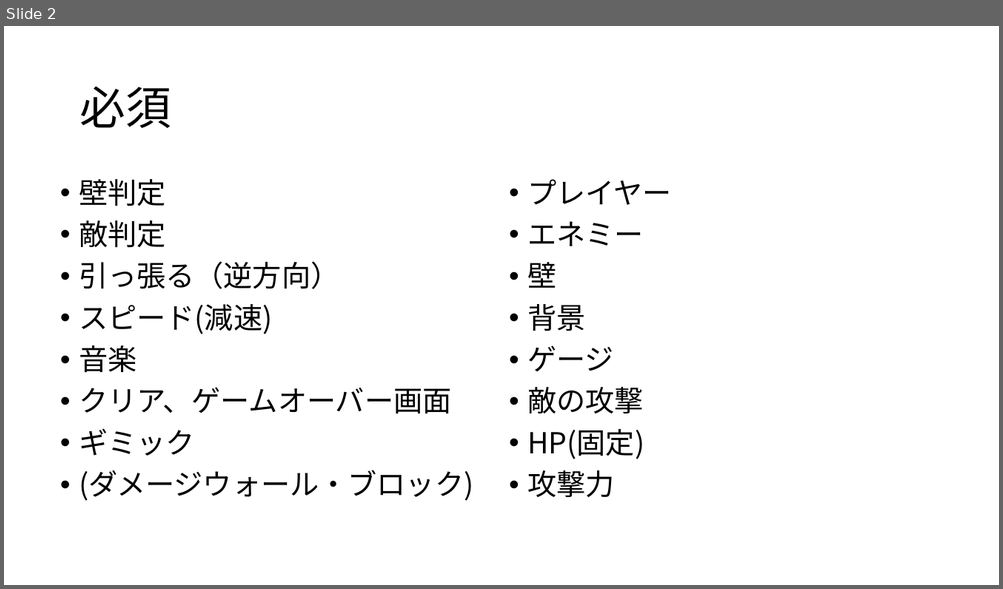
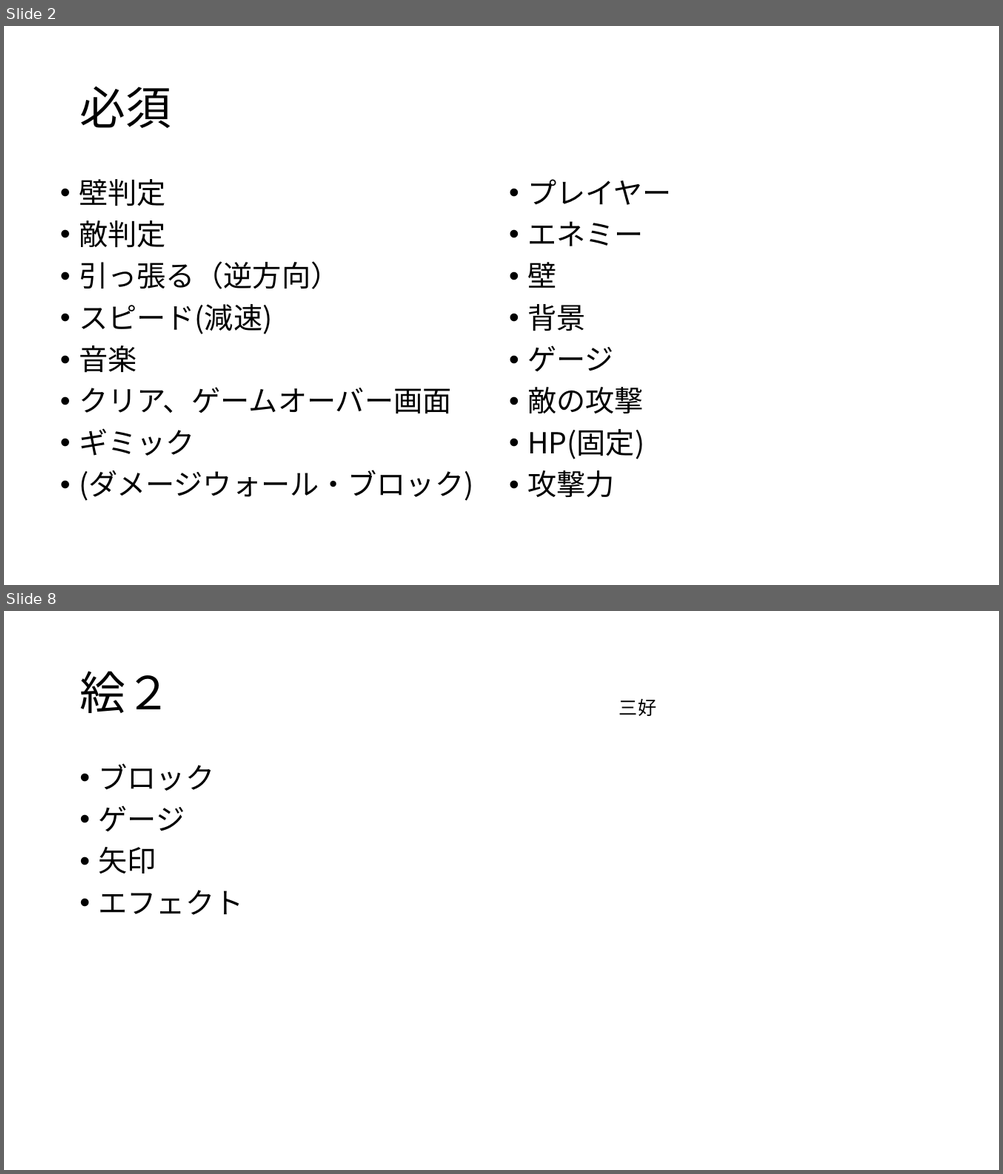
Before and after one commit to yuzasan/I_team2, a slide deck: モンスト(仮)仕様書.pptx. Shown one above the other, each under a label of ours: slide 2 before the commit, slides 2 and 8 after it; the slides between them are not shown. The pictures are 1003x589 and 1003x1174 pixels, drawn with LibreOffice and Linux fonts; fonts in the diff are those of the drawing. Boxes give left, top, right and bottom in pixels: in the first picture for what was removed or moved away, otherwise in the second. Text is boxed around its words. In the diff, an @@ line names an element or a change of style, - is before the commit and + after.

```diff
--- a/モンスト(仮)仕様書.pptx
+++ b/モンスト(仮)仕様書.pptx
@@ slide 8 added at [4, 611, 999, 1170], background #FFFFFF @@
@@ title added at [79, 671, 170, 713], 44 pt, text #000000 @@
+絵２
@@ text added at [619, 699, 656, 716], 18 pt, text #000000 @@
+三好
@@ text added at [99, 763, 244, 915], 28 pt, text #000000 @@
+• ブロック
+• ゲージ
+• 矢印
+• エフェクト
```
Also in this commit, not shown: 7 slides changed.
